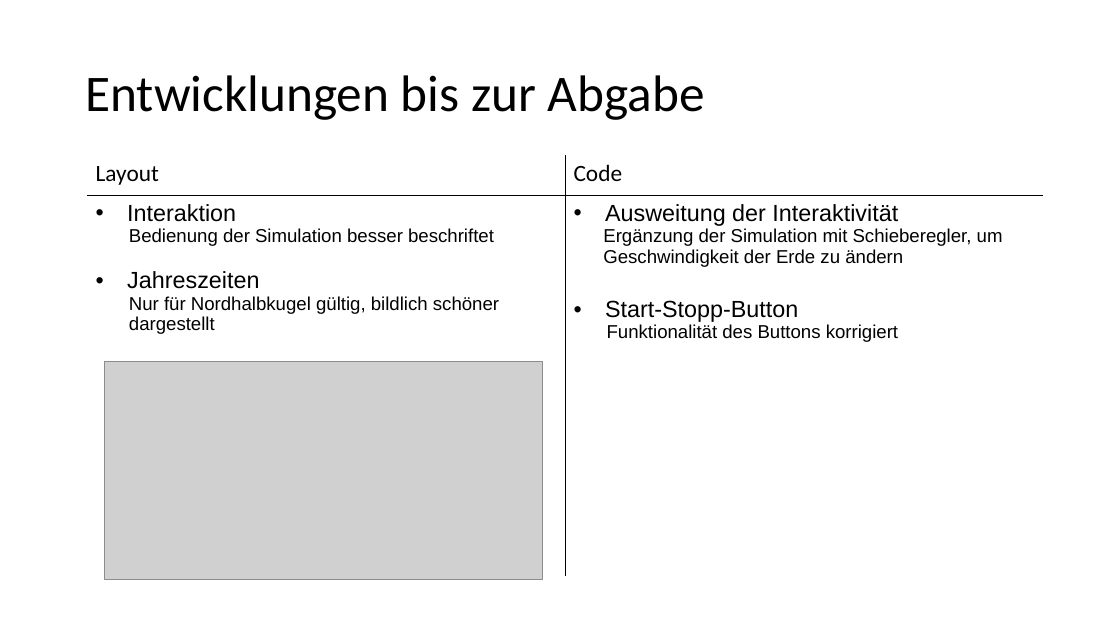
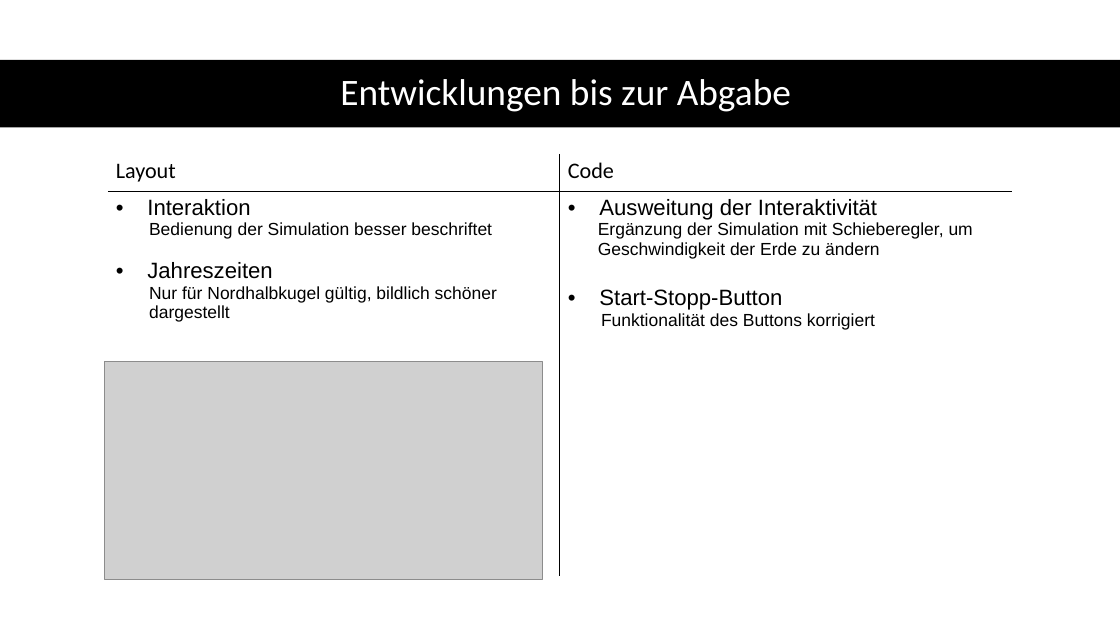
Before and after one commit to Carmen-MI/Erdrevolution_Carmen, a slide deck: slide 10 of Präsentation.pptx. Drawn at 1120x630 pixels with LibreOffice and Linux fonts; fonts in the diff are those of the drawing; grey boxes stand for pictures. Boxes give left, top, right and bottom in pixels: in the first picture for what was removed or moved away, otherwise in the second. Text is boxed around its words. In the diff, an @@ line names an element or a change of style, - is before the commit and + after.

```diff
--- a/Präsentation.pptx
+++ b/Präsentation.pptx
@@ title "Entwicklungen bis zur Abgabe": place and size @@
-title "Entwicklungen bis zur Abgabe" at <box>85,75,705,120</box>
+title "Entwicklungen bis zur Abgabe" at <box>340,79,791,112</box>
@@ title "Entwicklungen bis zur Abgabe" at <box>340,79,791,112</box>: size 44 to 32 pt, text colour #000000 to #FFFFFF; alignment left to centre @@
@@ rectangle added at <box>0,60,1120,128</box>, fill #000000 @@
@@ table at <box>108,154,1012,581</box> @@
@@ size 20 to 19 pt in "Layout", "Code", "Interaktion", "Jahreszeiten" and 2 more places @@
@@ size 16 to 15 pt in "Bedienung der Simulation besser beschriftet", "Nur für Nordhalbkugel gültig, bildlich schöner dargestellt", "Ergänzung der Simulation mit Schieberegler, um Geschwindigke ...", "Funktionalität des Buttons korrigiert" @@
@@ table: place and size @@
-table at <box>87,155,1044,579</box>
+table at <box>108,154,1012,581</box>
```
Also in this commit, not shown: 9 other slides changed, 1 slide added, 1 other file.
